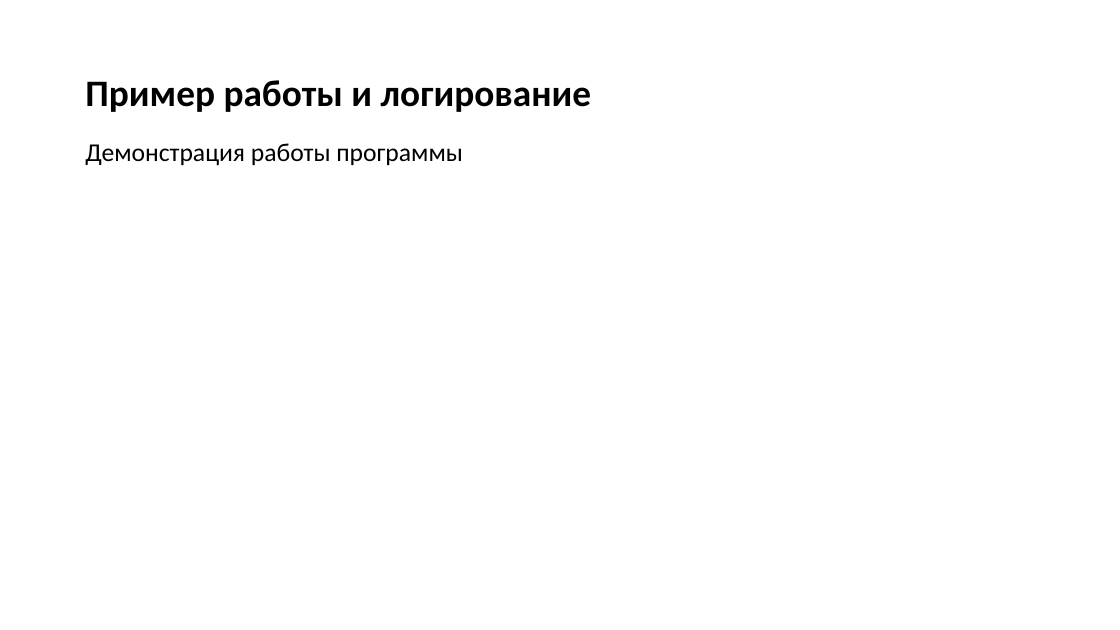
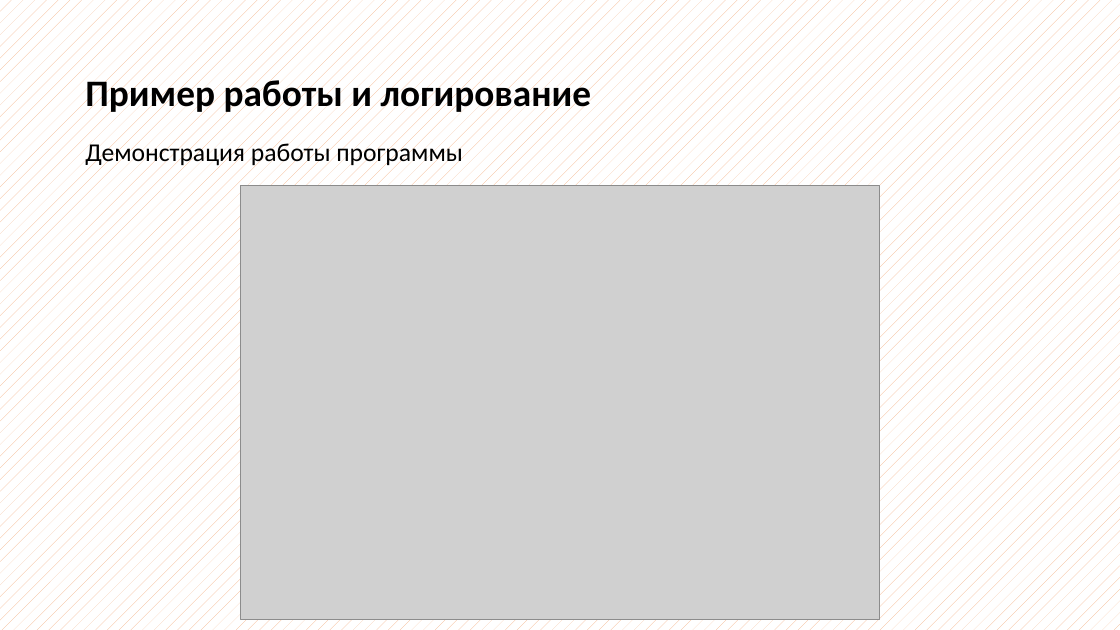
Before and after one commit to mavolomos/21-point, a slide deck: slide 6 of Проект_ОП03_Козьменко_презентация.pptx. Drawn at 1120x630 pixels with LibreOffice and Linux fonts; fonts in the diff are those of the drawing; grey boxes stand for pictures. Boxes give left, top, right and bottom in pixels: in the first picture for what was removed or moved away, otherwise in the second. Text is boxed around its words. In the diff, an @@ line names an element or a change of style, - is before the commit and + after.

```diff
--- a/Проект_ОП03_Козьменко_презентация.pptx
+++ b/Проект_ОП03_Козьменко_презентация.pptx
@@ background #FFFFFF to pattern #F4B183 on #FFFFFF @@
@@ picture added at bbox=[240, 185, 880, 619] @@
```
Also in this commit, not shown: 7 other slides changed.
